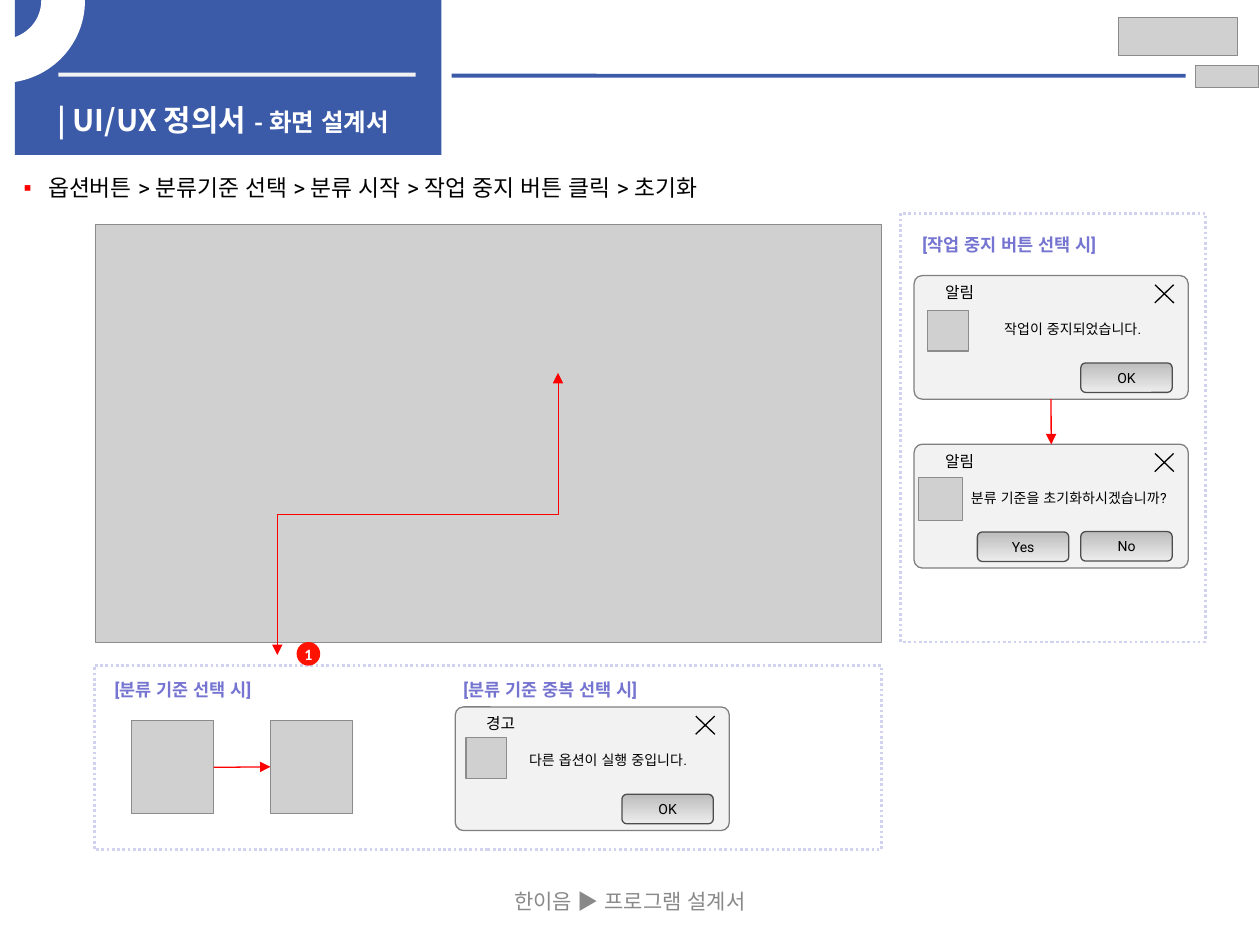
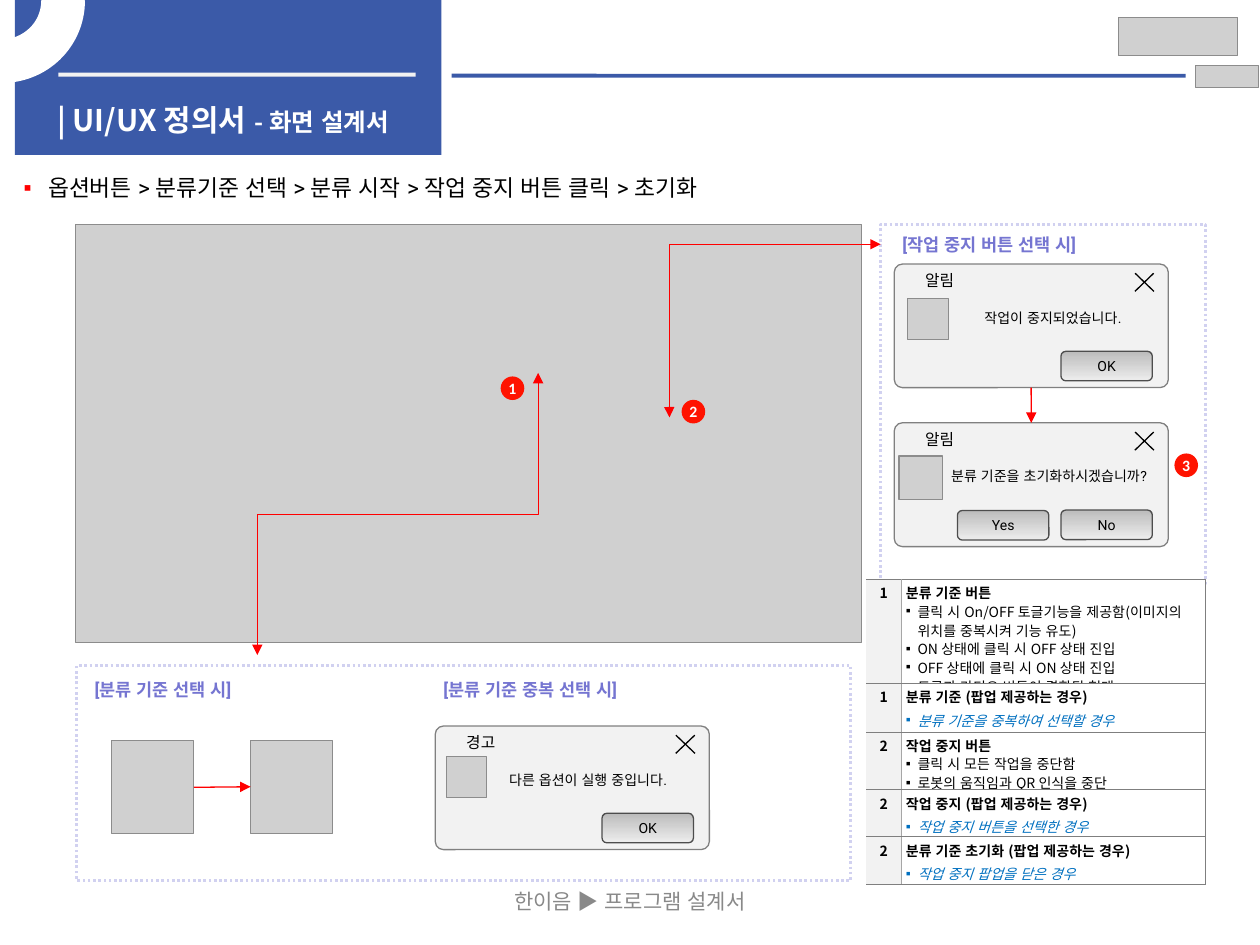
Before and after one commit to dandeeAndy/CapstoneDesign, a slide deck: slide 2 of hanium/제작설계서_안승찬.ppt. Drawn at 1260x945 pixels with LibreOffice and Linux fonts; fonts in the diff are those of the drawing; grey boxes stand for pictures; background and template pictures are left out. Boxes give left, top, right and bottom in pixels: in the first picture for what was removed or moved away, otherwise in the second. Text is boxed around its words. In the diff, an @@ line names an element or a change of style, - is before the commit and + after.

```diff
--- a/hanium/제작설계서_안승찬.ppt
+++ b/hanium/제작설계서_안승찬.ppt
@@ rectangle: place and size @@
-rectangle at bbox=[901, 213, 1206, 641]
+rectangle at bbox=[881, 224, 1206, 583]
@@ elbow double arrow added from (669, 417) to (881, 244), #FF0000 0.26 pt @@
@@ 2 rounded rectangles, 2 lines, 1 picture, 1 text: place and size @@
-2 rounded rectangles, 2 lines, 1 picture, 1 text at bbox=[915, 276, 1189, 399]
+2 rounded rectangles, 2 lines, 1 picture, 1 text at bbox=[895, 265, 1169, 388]
@@ 3 texts, 1 picture, 1 elbow double arrow: place and size @@
-3 texts, 1 picture, 1 elbow double arrow at bbox=[96, 224, 1096, 699]
+3 texts, 1 picture, 1 elbow double arrow at bbox=[76, 224, 1076, 699]
@@ ellipse "1": place and size @@
-ellipse "1" at bbox=[296, 643, 320, 667]
+ellipse "1" at bbox=[500, 377, 524, 401]
@@ arrow moved from (1051, 399) - (1051, 445) to (1031, 388) - (1031, 423) @@
@@ ellipse added at bbox=[682, 399, 706, 423], fill #FF1300, 9 pt, text #FFFFFF, bold @@
+2
@@ 3 rounded rectangles, 2 lines, 1 picture, 1 text: place and size @@
-3 rounded rectangles, 2 lines, 1 picture, 1 text at bbox=[915, 445, 1189, 568]
+3 rounded rectangles, 2 lines, 1 picture, 1 text at bbox=[895, 423, 1169, 547]
@@ ellipse added at bbox=[1174, 454, 1198, 478], fill #FF1300, 9 pt, text #FFFFFF, bold @@
+3
@@ table added at bbox=[867, 580, 1206, 884], 5 rows, 2 columns @@
+1 | 분류 기준 버튼 / 클릭 시 On/OFF 토글기능을 제공함(이미지의 위치를 중복시켜 기능 유도) / ON 상태에 클릭 시 OFF 상태 진입 / OFF 상태에 클릭 시 ON 상태 진입 / 토글과 라디오 버튼이 결합된 형태
+1 | 분류 기준 (팝업 제공하는 경우) / 분류 기준을 중복하여 선택할 경우
+2 | 작업 중지 버튼 / 클릭 시 모든 작업을 중단함 / 로봇의 움직임과 QR 인식을 중단
+2 | 작업 중지 (팝업 제공하는 경우) / 작업 중지 버튼을 선택한 경우
+2 | 분류 기준 초기화 (팝업 제공하는 경우) / 작업 중지 팝업을 닫은 경우
@@ rectangle: place and size @@
-rectangle at bbox=[94, 665, 882, 849]
+rectangle at bbox=[77, 665, 850, 881]
@@ 3 pictures, 2 rounded rectangles, 2 lines, 1 text, 1 arrow: place and size @@
-3 pictures, 2 rounded rectangles, 2 lines, 1 text, 1 arrow at bbox=[131, 707, 730, 830]
+3 pictures, 2 rounded rectangles, 2 lines, 1 text, 1 arrow at bbox=[112, 726, 709, 849]
```
Also in this commit, not shown: 3 other files.
